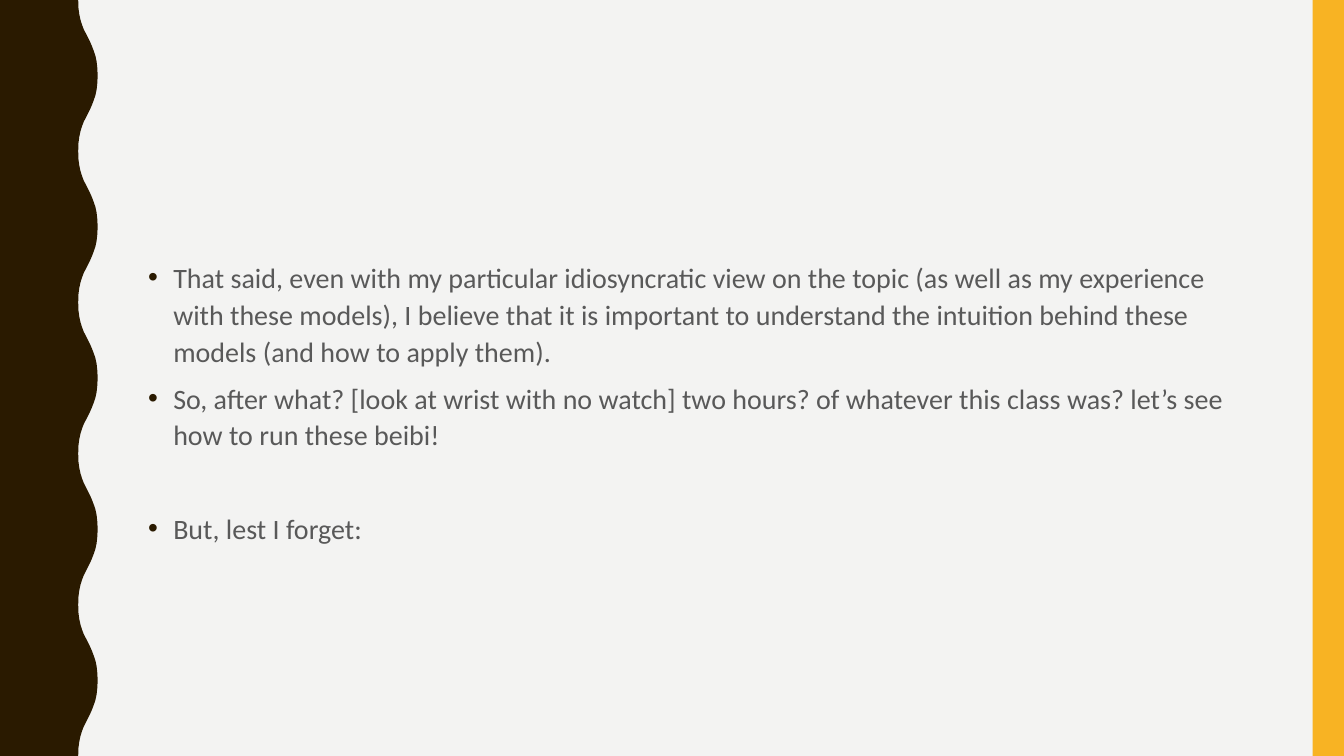
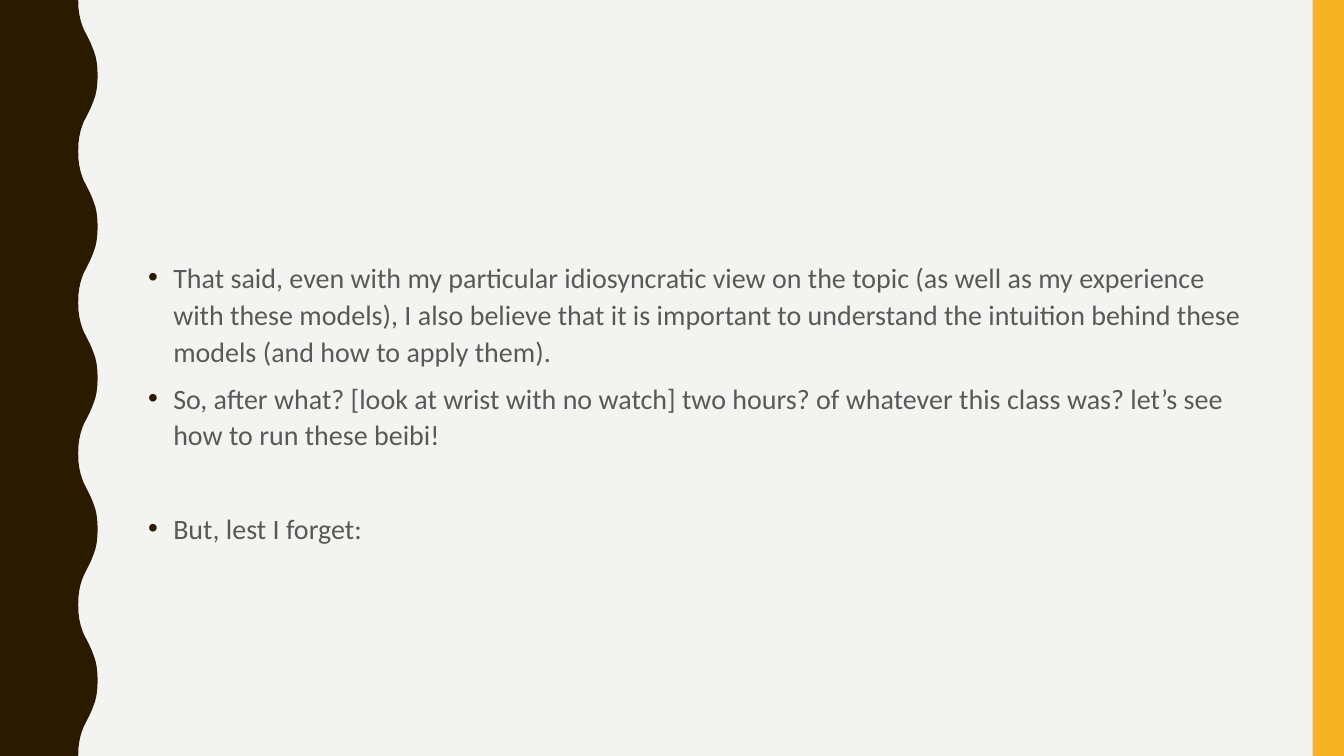
Before and after one commit to svallejovera/cpa_uwo, a slide deck: slide 43 of slides/6 Scaling Techniques and Topic Modeling.pptx. Drawn at 1344x756 pixels with LibreOffice and Linux fonts; fonts in the diff are those of the drawing. Boxes give left, top, right and bottom in pixels: in the first picture for what was removed or moved away, otherwise in the second. Text is boxed around its words. In the diff, an @@ line names an element or a change of style, - is before the commit and + after.

```diff
--- a/slides/6 Scaling Techniques and Topic Modeling.pptx
+++ b/slides/6 Scaling Techniques and Topic Modeling.pptx
@@ text at box(173, 268, 1240, 367): text changed @@
-• That said, even with my particular idiosyncratic view on the topic (as well as my experience with these models), I believe that it is important to understand the intuition behind these models (and how to apply them).
+• That said, even with my particular idiosyncratic view on the topic (as well as my experience with these models), I also believe that it is important to understand the intuition behind these models (and how to apply them).
```
Also in this commit, not shown: 1 other slide changed, 16 other files.
